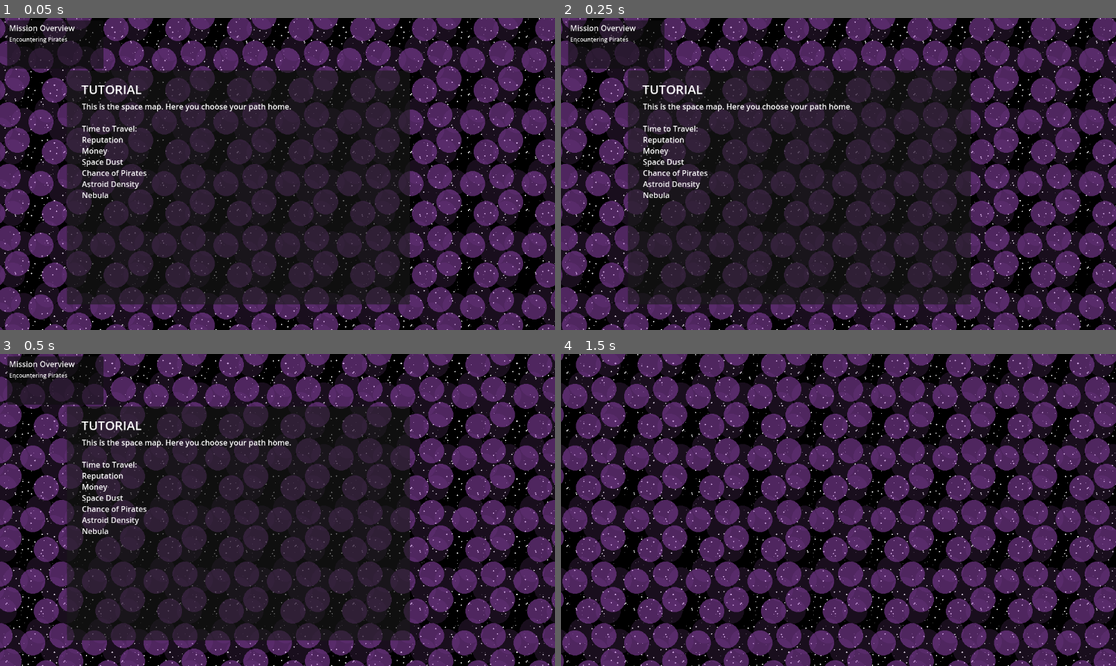
Above: before the commit, frames 1-4 (two rows, left to right).
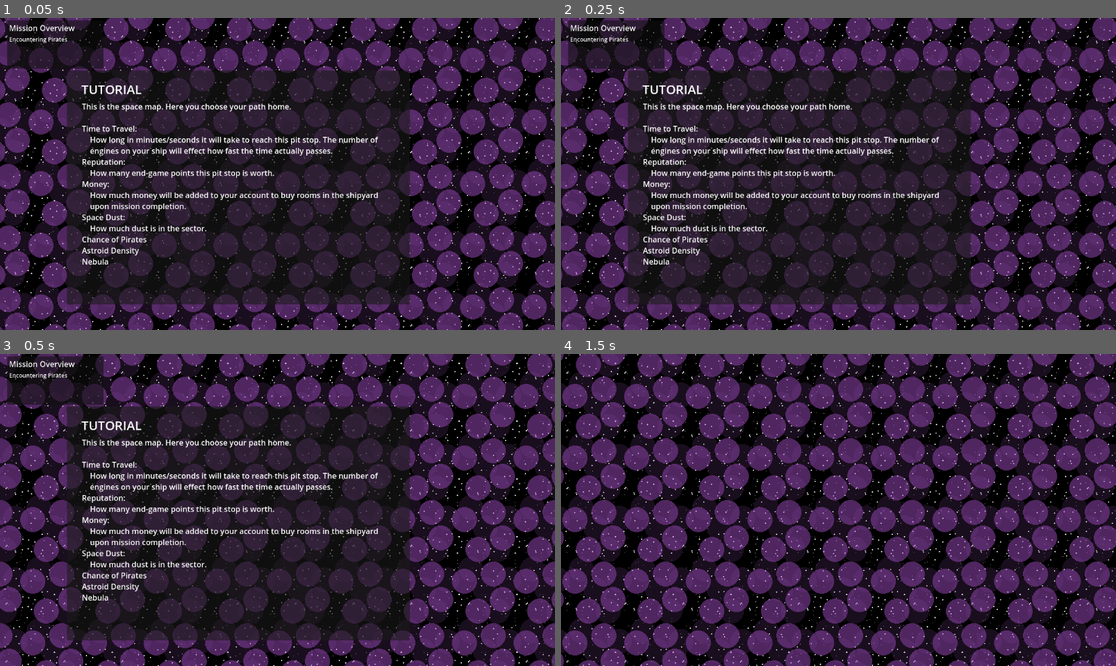
Above: after the commit, the same moments.

Repository: TreadTheDawnGames/GodotWildJam81
Game: Godot game, scene res://Scenes/UI/Tutorial/spacemap_tutorial.tscn
Same seed, same stepped clock (60 frames per second), same inputs: the game is played once before the commit and once after it. This scene is started directly instead of the project's main scene. Sound files missing from this copy of the repository are replaced by a short silence.
Inputs (mouse positions are in pixels of both pictures, inside the frame that each line leads up to):
- Up to frame 1 (0.05 s): no input
- Up to frame 2 (0.25 s): no input
- Up to frame 3 (0.5 s): no input
- Up to frame 4 (1.5 s): drag from (838, 510) to (894, 441) at 0.52 s; drag from (727, 525) to (810, 572) at 1.27 s

The runs differ from the first frame. In frame 1, 2.9% of the frame differs, in the area x 14-69%, y 38-80%; in frame 2, 2.9%; in frame 3, 2.9%; in frame 4, nothing differs.

Commit message:
spacemap start

Diff:
--- a/Scenes/UI/Tutorial/spacemap_tutorial.tscn
+++ b/Scenes/UI/Tutorial/spacemap_tutorial.tscn
@@ -9,9 +9,15 @@
 text = "This is the space map. Here you choose your path home.
 
 Time to Travel:
-Reputation
-Money
-Space Dust
+	How long in minutes/seconds it will take to reach this pit stop. The number of
+	engines on your ship will effect how fast the time actually passes.
+Reputation:
+	How many end-game points this pit stop is worth.
+Money:
+	How much money will be added to your account to buy rooms in the shipyard
+	upon mission completion.
+Space Dust:
+	How much dust is in the sector.
 Chance of Pirates
 Astroid Density
 Nebula"
